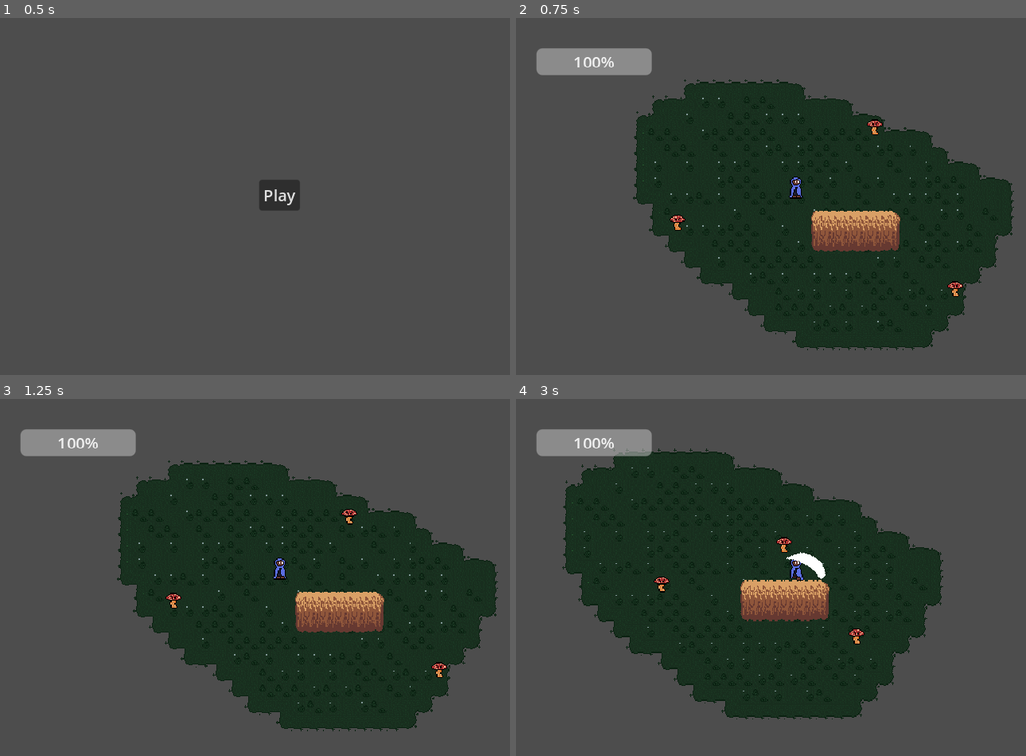
Above: before the commit, frames 1-4 (two rows, left to right).
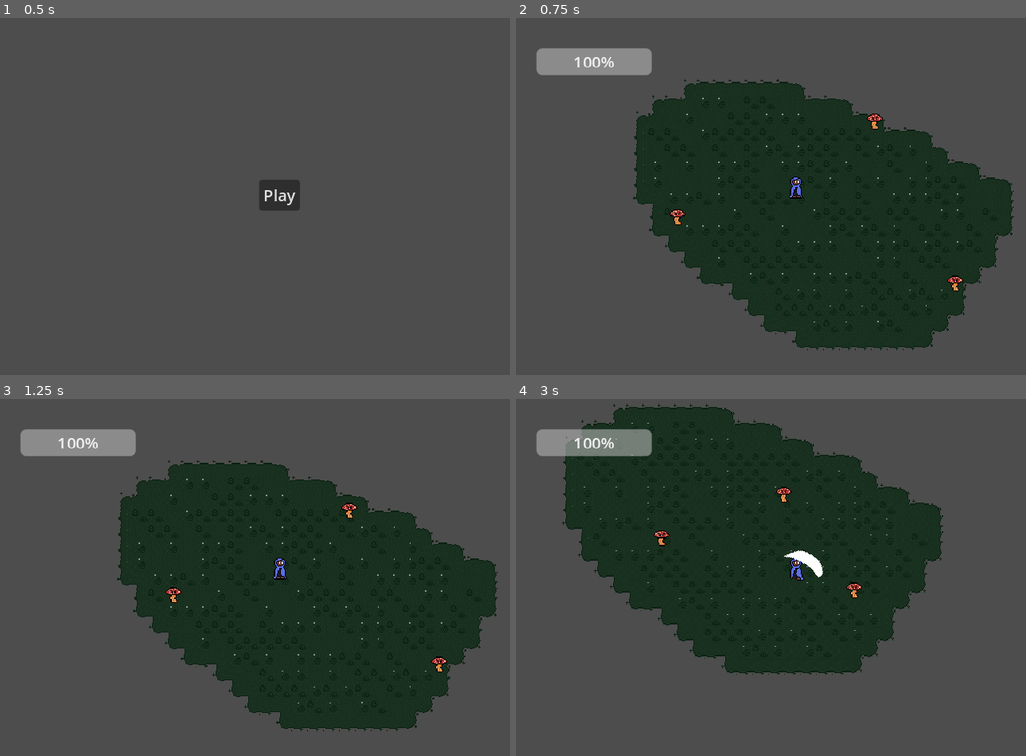
Above: after the commit, the same moments.

Repository: quellus/Mycoflora
Game: Godot game, scene res://scenes/main_menu.tscn
Same seed, same stepped clock (60 frames per second), same inputs: the game is played once before the commit and once after it.
Inputs (mouse positions are in pixels of both pictures, inside the frame that each line leads up to):
- Up to frame 1 (0.5 s): no input
- Up to frame 2 (0.75 s): click "Play" at 0.5 s
- Up to frame 3 (1.25 s): no input
- Up to frame 4 (3 s): move the mouse to (934, 559) at 1.27 s; press the mouse at (934, 559) at 1.28 s; hold D (right) 1.28-2.03 s; move the mouse to (669, 595) at 2.02 s; release the mouse at (669, 595) at 2.03 s; hold S (down) 2.03-2.78 s; click (669, 595) at 2.1 s; move the mouse to (857, 498) at 2.77 s; press the mouse at (857, 498) at 2.78 s; hold D (right) from 2.78 s (still down)

Frame 1 is identical in both runs. In frame 2, 2.3% of the frame differs, in the area x 30-88%, y 26-79%; in frame 3, 2.2%; in frame 4, 20%, in the area x 9-84%, y 1-90%.

Commit message:
Enemies now lunge to attack
Also created a tilemap for interior floors and started on a house level

Diff:
--- a/scenes/enemy.tscn
+++ b/scenes/enemy.tscn
@@ -7,11 +7,187 @@
 [sub_resource type="RectangleShape2D" id="RectangleShape2D_bttqu"]
 size = Vector2(12, 6)
 
+[sub_resource type="AtlasTexture" id="AtlasTexture_o6qme"]
+atlas = ExtResource("2_ppyat")
+region = Rect2(16, 0, 16, 16)
+
+[sub_resource type="AtlasTexture" id="AtlasTexture_whfy6"]
+atlas = ExtResource("2_ppyat")
+region = Rect2(0, 0, 16, 16)
+
+[sub_resource type="SpriteFrames" id="SpriteFrames_t373g"]
+animations = [{
+"frames": [{
+"duration": 1.0,
+"texture": SubResource("AtlasTexture_o6qme")
+}],
+"loop": true,
+"name": &"death",
+"speed": 5.0
+}, {
+"frames": [{
+"duration": 1.0,
+"texture": SubResource("AtlasTexture_whfy6")
+}],
+"loop": true,
+"name": &"default",
+"speed": 5.0
+}]
+
 [sub_resource type="RectangleShape2D" id="RectangleShape2D_p8yl8"]
 size = Vector2(14, 8)
 
 [sub_resource type="CircleShape2D" id="CircleShape2D_102g7"]
 radius = 162.373
+
+[sub_resource type="CircleShape2D" id="CircleShape2D_xorjn"]
+radius = 28.0
+
+[sub_resource type="Animation" id="Animation_4ibrf"]
+resource_name = "default"
+loop_mode = 1
+tracks/0/type = "value"
+tracks/0/imported = false
+tracks/0/enabled = true
+tracks/0/path = NodePath("AnimatedSprite2D:animation")
+tracks/0/interp = 1
+tracks/0/loop_wrap = true
+tracks/0/keys = {
+"times": PackedFloat32Array(0),
+"transitions": PackedFloat32Array(1),
+"update": 1,
+"values": [&"default"]
+}
+tracks/1/type = "value"
+tracks/1/imported = false
+tracks/1/enabled = true
+tracks/1/path = NodePath(".:speed_mod")
+tracks/1/interp = 1
+tracks/1/loop_wrap = true
+tracks/1/keys = {
+"times": PackedFloat32Array(0),
+"transitions": PackedFloat32Array(1),
+"update": 1,
+"values": [1]
+}
+tracks/2/type = "value"
+tracks/2/imported = false
+tracks/2/enabled = true
+tracks/2/path = NodePath("HurtDetector/CollisionShape2D:disabled")
+tracks/2/interp = 1
+tracks/2/loop_wrap = true
+tracks/2/keys = {
+"times": PackedFloat32Array(0),
+"transitions": PackedFloat32Array(1),
+"update": 1,
+"values": [false]
+}
+tracks/3/type = "value"
+tracks/3/imported = false
+tracks/3/enabled = true
+tracks/3/path = NodePath("HurtBox/CollisionShape2D:disabled")
+tracks/3/interp = 1
+tracks/3/loop_wrap = true
+tracks/3/keys = {
+"times": PackedFloat32Array(0),
+"transitions": PackedFloat32Array(1),
+"update": 1,
+"values": [false]
+}
+
+[sub_resource type="Animation" id="Animation_8bm6f"]
+resource_name = "death"
+tracks/0/type = "value"
+tracks/0/imported = false
+tracks/0/enabled = true
+tracks/0/path = NodePath("AnimatedSprite2D:animation")
+tracks/0/interp = 1
+tracks/0/loop_wrap = true
+tracks/0/keys = {
+"times": PackedFloat32Array(0),
+"transitions": PackedFloat32Array(1),
+"update": 1,
+"values": [&"death"]
+}
+tracks/1/type = "value"
+tracks/1/imported = false
+tracks/1/enabled = true
+tracks/1/path = NodePath("HurtDetector/CollisionShape2D:disabled")
+tracks/1/interp = 1
+tracks/1/loop_wrap = true
+tracks/1/keys = {
+"times": PackedFloat32Array(0),
+"transitions": PackedFloat32Array(1),
+"update": 1,
+"values": [true]
+}
+tracks/2/type = "value"
+tracks/2/imported = false
+tracks/2/enabled = true
+tracks/2/path = NodePath("HurtBox/CollisionShape2D:disabled")
+tracks/2/interp = 1
+tracks/2/loop_wrap = true
+tracks/2/keys = {
+"times": PackedFloat32Array(0),
+"transitions": PackedFloat32Array(1),
+"update": 1,
+"values": [true]
+}
+
+[sub_resource type="Animation" id="Animation_rnjcm"]
+resource_name = "attack"
+length = 0.2
+tracks/0/type = "value"
+tracks/0/imported = false
+tracks/0/enabled = true
+tracks/0/path = NodePath(".:speed_mod")
+tracks/0/interp = 1
+tracks/0/loop_wrap = true
+tracks/0/keys = {
+"times": PackedFloat32Array(0, 0.5),
+"transitions": PackedFloat32Array(1, 1),
+"update": 1,
+"values": [4, 4]
+}
+
+[sub_resource type="AnimationLibrary" id="AnimationLibrary_isu8r"]
+_data = {
+"attack": SubResource("Animation_rnjcm"),
+"death": SubResource("Animation_8bm6f"),
+"default": SubResource("Animation_4ibrf")
+}
+
+[sub_resource type="AnimationNodeAnimation" id="AnimationNodeAnimation_ljxle"]
+animation = &"attack"
+
+[sub_resource type="AnimationNodeAnimation" id="AnimationNodeAnimation_8fv2f"]
+animation = &"death"
+
+[sub_resource type="AnimationNodeAnimation" id="AnimationNodeAnimation_n7ltj"]
+animation = &"default"
+
+[sub_resource type="AnimationNodeStateMachineTransition" id="AnimationNodeStateMachineTransition_v1csk"]
+advance_mode = 2
+
+[sub_resource type="AnimationNodeStateMachineTransition" id="AnimationNodeStateMachineTransition_52reu"]
+
+[sub_resource type="AnimationNodeStateMachineTransition" id="AnimationNodeStateMachineTransition_6lgcj"]
+switch_mode = 2
+advance_mode = 2
+
+[sub_resource type="AnimationNodeStateMachineTransition" id="AnimationNodeStateMachineTransition_odue2"]
+
+[sub_resource type="AnimationNodeStateMachineTransition" id="AnimationNodeStateMachineTransition_sakf8"]
+
+[sub_resource type="AnimationNodeStateMachine" id="AnimationNodeStateMachine_xqv63"]
+states/attack/node = SubResource("AnimationNodeAnimation_ljxle")
+states/attack/position = Vector2(333, 9)
+states/death/node = SubResource("AnimationNodeAnimation_8fv2f")
+states/death/position = Vector2(469, 53)
+states/default/node = SubResource("AnimationNodeAnimation_n7ltj")
+states/default/position = Vector2(333, 100)
+transitions = ["Start", "default", SubResource("AnimationNodeStateMachineTransition_v1csk"), "default", "attack", SubResource("AnimationNodeStateMachineTransition_52reu"), "attack", "default", SubResource("AnimationNodeStateMachineTransition_6lgcj"), "default", "death", SubResource("AnimationNodeStateMachineTransition_odue2"), "attack", "death", SubResource("AnimationNodeStateMachineTransition_sakf8")]
+graph_offset = Vector2(-229, -57)
 
 [node name="Enemy" type="CharacterBody2D"]
 y_sort_enabled = true
@@ -19,36 +195,53 @@
 script = ExtResource("1_plyv1")
 
 [node name="CollisionShape2D" type="CollisionShape2D" parent="."]
-position = Vector2(0, 6)
 shape = SubResource("RectangleShape2D_bttqu")
 
-[node name="Sprite2D2" type="Sprite2D" parent="."]
-texture = ExtResource("2_ppyat")
+[node name="AnimatedSprite2D" type="AnimatedSprite2D" parent="."]
+sprite_frames = SubResource("SpriteFrames_t373g")
+animation = &"death"
+offset = Vector2(0, -5.665)
 
 [node name="HurtDetector" type="Area2D" parent="."]
-position = Vector2(0, 6)
 
 [node name="CollisionShape2D" type="CollisionShape2D" parent="HurtDetector"]
 shape = SubResource("RectangleShape2D_p8yl8")
+disabled = true
 
 [node name="HurtBox" type="Area2D" parent="."]
-position = Vector2(0, 6)
 script = ExtResource("3_hpu1v")
 damage = 1
 entity = "Enemy"
 
 [node name="CollisionShape2D" type="CollisionShape2D" parent="HurtBox"]
 shape = SubResource("RectangleShape2D_p8yl8")
+disabled = true
 
 [node name="VisionRadius" type="Area2D" parent="."]
 
 [node name="CollisionShape2D" type="CollisionShape2D" parent="VisionRadius"]
 shape = SubResource("CircleShape2D_102g7")
 
+[node name="AttackRadius" type="Area2D" parent="."]
+
+[node name="CollisionShape2D" type="CollisionShape2D" parent="AttackRadius"]
+shape = SubResource("CircleShape2D_xorjn")
+
 [node name="KnockbackTimer" type="Timer" parent="."]
 one_shot = true
 
+[node name="AnimationPlayer" type="AnimationPlayer" parent="."]
+libraries = {
+"": SubResource("AnimationLibrary_isu8r")
+}
+
+[node name="AnimationTree" type="AnimationTree" parent="."]
+tree_root = SubResource("AnimationNodeStateMachine_xqv63")
+anim_player = NodePath("../AnimationPlayer")
+
 [connection signal="area_entered" from="HurtDetector" to="." method="_on_hurt_detector_area_entered"]
+[connection signal="body_entered" from="HurtBox" to="." method="_on_hurt_box_body_entered"]
 [connection signal="body_entered" from="VisionRadius" to="." method="_on_vision_radius_body_entered"]
 [connection signal="body_exited" from="VisionRadius" to="." method="_on_vision_radius_body_exited"]
+[connection signal="body_entered" from="AttackRadius" to="." method="_on_attack_radius_body_entered"]
 [connection signal="timeout" from="KnockbackTimer" to="." method="_on_knockback_timer_timeout"]
--- a/scenes/game.gd
+++ b/scenes/game.gd
@@ -1,6 +1,6 @@
 extends Control
 
-var player_scene = preload("res://Scenes/Player.tscn")
+var player_scene = preload("res://Scenes/player.tscn")
 var levels = {
 	"level1": preload("res://scenes/level1.tscn")
 }
--- a/scenes/house.tscn
+++ b/scenes/house.tscn
@@ -1,10 +1,10 @@
-[gd_scene load_steps=2 format=3 uid="uid://bh3txx8ruh3pc"]
+[gd_scene load_steps=2 format=3 uid="uid://culyou2ebxlk2"]
 
-[ext_resource type="TileSet" uid="uid://d1kueawkamqrm" path="res://TileSet.tres" id="1_77kvi"]
+[ext_resource type="TileSet" uid="uid://bt6703lptgjof" path="res://TileSet.tres" id="1_77kvi"]
 
 [node name="House" type="Node2D"]
 
 [node name="TileMap" type="TileMap" parent="."]
 tile_set = ExtResource("1_77kvi")
 format = 2
-layer_0/tile_data = PackedInt32Array(1114133, 393218, 3, 104 …(251 unchanged characters)… , 327682, 5, 851987, 262146, 6, 786451, 65538, 2, 1114130, 65538, 0, 1048594, 262146, 6, 983058, 262146, 6, 917522, 262146, 6, 851986, 262146, 6, 786450, 65538, 2, 1114129, 65538, 0, 1048593, 327682, 5, 983057, 327682, 5, 917521, 262146, 6, 851985, 393218, 6, 786449, 65538, 2, 1114128, 65538, 0, 1048592, 262146, 6, 983056, 327682, 5, 917520, 393218, 6, 851984, 262146, 6, 786448, 65538, 2, 1114127, 65538, 0, 1048591, 262146, 6, 983055, 393218, 6, 917519, 327682, 5, 851983, 327682, 5, 786447, 327682, 4, 1114126, 196610, 3, 1048590, 131074, 1, 983054, 131074, 1, 917518, 131074, 1, 851982, 131074, 1, 786446, 196610, 0, 655376, 393218, 3, 589840, 2, 1, 524304, 393218, 0, 655375, 327682, 6, 589839, 262146, 6, 524303, 65538, 2, 655374, 196610, 3, 589838, 131074, 1, 524302, 196610, 0, 720911, 196610, 5)
+layer_0/tile_data = PackedInt32Array(1114133, 393218, 3, 104 …(251 unchanged characters)… , 327682, 5, 851987, 262146, 6, 786451, 2, 2, 1114130, 65538, 0, 1048594, 262146, 6, 983058, 262146, 6, 917522, 262146, 6, 851986, 262146, 6, 786450, 393218, 6, 1114129, 65538, 0, 1048593, 327682, 5, 983057, 327682, 5, 917521, 262146, 6, 851985, 393218, 6, 786449, 262146, 6, 1114128, 65538, 0, 1048592, 262146, 6, 983056, 327682, 5, 917520, 393218, 6, 851984, 262146, 6, 786448, 131074, 2, 1114127, 65538, 0, 1048591, 262146, 6, 983055, 393218, 6, 917519, 327682, 5, 851983, 327682, 5, 786447, 65538, 2, 1114126, 196610, 3, 1048590, 131074, 1, 983054, 131074, 1, 917518, 131074, 1, 851982, 131074, 1, 786446, 196610, 0, 720912, 131074, 1, 655376, 131074, 1, 655377, 327682, 5, 655378, 262146, 6, 655379, 2, 1, 720915, 2, 1, 720914, 327682, 5, 720913, 393218, 6, 589840, 196610, 0, 589841, 65538, 2, 589842, 65538, 2, 589843, 393218, 0)
--- a/scenes/level1.tscn
+++ b/scenes/level1.tscn
@@ -15,7 +15,7 @@
 layer_0/name = "Grass"
 layer_0/tile_data = PackedInt32Array(327685, 327680, 5, 262149, 262144, 6, 262150, 327680, 5, 327686, 262144, 6, 327684 …(5573 unchanged characters)…
 layer_1/name = "Cliff"
-layer_1/tile_data = PackedInt32Array(720909, 1, 1, 720910, 65537, 1, 720911, 65537, 1, 720912, 65537, 1, 720913, 65537, 1, 720914, 131073, 1, 655378, 131073, 0, 655377, 65537, 0, 655376, 65537, 0, 655375, 65537, 0, 655374, 65537, 0, 655373, 1, 0, 786445, 1, 2, 786446, 65537, 2, 786447, 65537, 2, 786448, 65537, 2, 786449, 65537, 2, 786450, 131073, 2)
+layer_1/tile_data = PackedInt32Array()
 
 [node name="Enemy" parent="." instance=ExtResource("2_pta1o")]
 position = Vector2(357, 243)
--- a/scenes/player.tscn
+++ b/scenes/player.tscn
@@ -95,16 +95,16 @@
 script = ExtResource("3_vxs7l")
 
 [node name="HurtBox" type="Area2D" parent="Weapon"]
-position = Vector2(18, 1)
 script = ExtResource("5_c2u06")
 damage = 1
+entity = "Player"
 
 [node name="CollisionPolygon2D" type="CollisionPolygon2D" parent="Weapon/HurtBox"]
-position = Vector2(0, -2)
+position = Vector2(19, -4)
 polygon = PackedVector2Array(6, -9, -2, -15, -10, -19, -13, -14, -12, 0, -13, 14, -10, 22, 1, 24, 7, 16, 9, 3)
 
 [node name="Sprite2D2" type="Sprite2D" parent="Weapon/HurtBox"]
-position = Vector2(-1, -1)
+position = Vector2(17, -3)
 texture = ExtResource("5_p2yah")
 
 [node name="SwingTimer" type="Timer" parent="Weapon"]
@@ -123,7 +123,6 @@
 
 [node name="iFrameTimer" type="Timer" parent="."]
 
-[connection signal="body_entered" from="Weapon/HurtBox" to="." method="_on_area_2d_body_entered"]
 [connection signal="timeout" from="Weapon/SwingTimer" to="Weapon" method="_on_swing_timer_timeout"]
 [connection signal="area_entered" from="HurtDetector" to="." method="_on_hurt_detector_area_entered"]
 [connection signal="timeout" from="KnockbackTimer" to="." method="_on_knockback_timer_timeout"]
--- a/scripts/Player.gd
+++ b/scripts/Player.gd
@@ -46,10 +46,6 @@
 	if health <= 0:
 		get_tree().quit()
 
-func _on_area_2d_body_entered(body):
-	if body is Enemy:
-		body.take_damage(global_position)
-
 
 func _on_hurt_detector_area_entered(area):
 	if area is HurtBox and !is_ancestor_of(area):
--- a/scripts/enemy.gd
+++ b/scripts/enemy.gd
@@ -3,19 +3,24 @@
 var health = 10
 var knockback = false
 var target: Node2D = null
-@onready var sprite = $Sprite2D2
+@onready var sprite = $AnimatedSprite2D
+@export var speed_mod := 1
+const SPEED = 25
+@onready var animation_player = $AnimationPlayer
 
-const SPEED = 25
+@onready var animtree: AnimationTree = $AnimationTree
+@onready var state_machine = animtree["parameters/playback"]
 
 func _process(delta):
-	if target != null:
-		if !knockback:
-			velocity = position.direction_to(target.global_position) * SPEED
-		else:
-			velocity.x = move_toward(velocity.x, 0, 20 * delta)
-			velocity.y = move_toward(velocity.y, 0, 20 * delta)
-			if velocity == Vector2.ZERO:
-				knockback = false
+	if health > 0:
+		if target != null:
+			if !knockback:
+				velocity = position.direction_to(target.global_position) * SPEED * speed_mod
+			elif knockback:
+				velocity.x = move_toward(velocity.x, 0, 20 * delta)
+				velocity.y = move_toward(velocity.y, 0, 20 * delta)
+				if velocity == Vector2.ZERO:
+					knockback = false
 		move_and_slide()
 
 func take_damage(position_from: Vector2):
@@ -23,9 +28,14 @@
 	velocity = position.direction_to(position_from) * SPEED * -4
 	$KnockbackTimer.start(0.1)
 	sprite.modulate = Color(100,100,100)
+	state_machine.travel("default")
 	knockback = true
 	if health <= 0:
-		queue_free()
+		state_machine.travel("death")
+		var timer = Timer.new()
+		add_child(timer)
+		timer.timeout.connect(_death_timer_timeout)
+		timer.start(1)
 
 
 func _on_vision_radius_body_entered(body):
@@ -40,9 +50,24 @@
 
 func _on_hurt_detector_area_entered(area):
 	if area is HurtBox and !is_ancestor_of(area) and area.entity == "Player":
-		take_damage(area.position)
+		take_damage(area.global_position)
 
 
 func _on_knockback_timer_timeout():
 	sprite.modulate = Color(1,1,1)
 	knockback = false
+
+func _death_timer_timeout():
+	queue_free()
+
+
+func _on_attack_radius_body_entered(body: Node2D) -> void:
+	if body is Player:
+		target = body
+		state_machine.travel("attack")
+
+
+func _on_hurt_box_body_entered(body: Node2D) -> void:
+	if body == target:
+		if animation_player.is_playing() and animation_player.current_animation == "attack":
+			state_machine.travel("default")
Not shown: 1 places in TileSet.tres that only renumber resources
Binary file changed: assets/mushroom.png
Not shown: 1 places in scenes/enemy.tscn that only renumber resources
Not shown: 1 places in scenes/level1.tscn that only renumber resources
